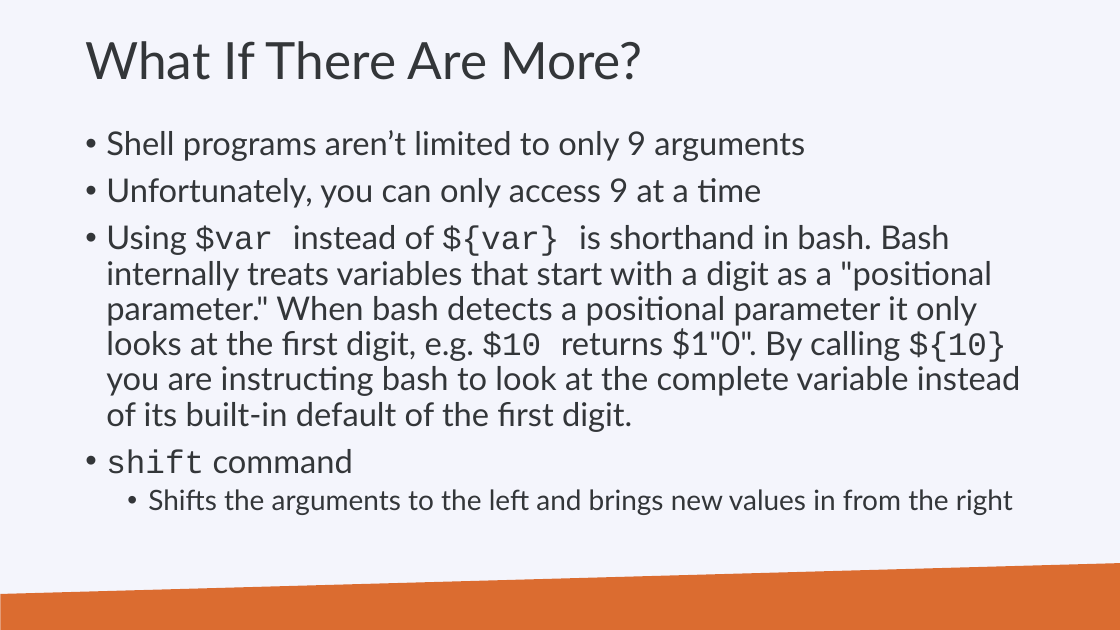
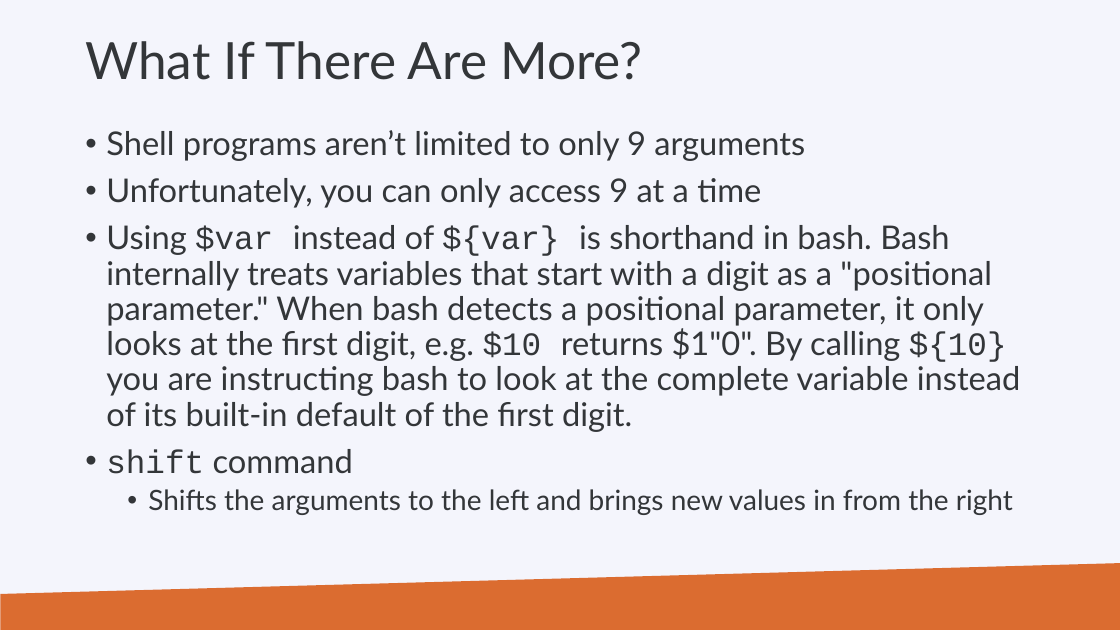
Before and after one commit to hpcleuven/Linux-scripting, a slide deck: slide 52 of Linux-scripting.pptx. Drawn at 1120x630 pixels with LibreOffice and Linux fonts; fonts in the diff are those of the drawing; background and template pictures are left out. Boxes give left, top, right and bottom in pixels: in the first picture for what was removed or moved away, otherwise in the second. Text is boxed around its words. In the diff, an @@ line names an element or a change of style, - is before the commit and + after.

```diff
--- a/Linux-scripting.pptx
+++ b/Linux-scripting.pptx
@@ text at (106, 225, 1021, 432): text changed @@
-• Using $var instead of ${var} is shorthand in bash. Bash internally treats variables that start with a digit as a "positional parameter." When bash detects a positional parameter it only looks at the first digit, e.g. $10 returns $1"0". By calling ${10} you are instructing bash to look at the complete variable instead of its built-in default of the first digit.
+• Using $var instead of ${var} is shorthand in bash. Bash internally treats variables that start with a digit as a "positional parameter." When bash detects a positional parameter, it only looks at the first digit, e.g. $10 returns $1"0". By calling ${10} you are instructing bash to look at the complete variable instead of its built-in default of the first digit.
```
Also in this commit, not shown: 18 other slides changed, 1 other file.
